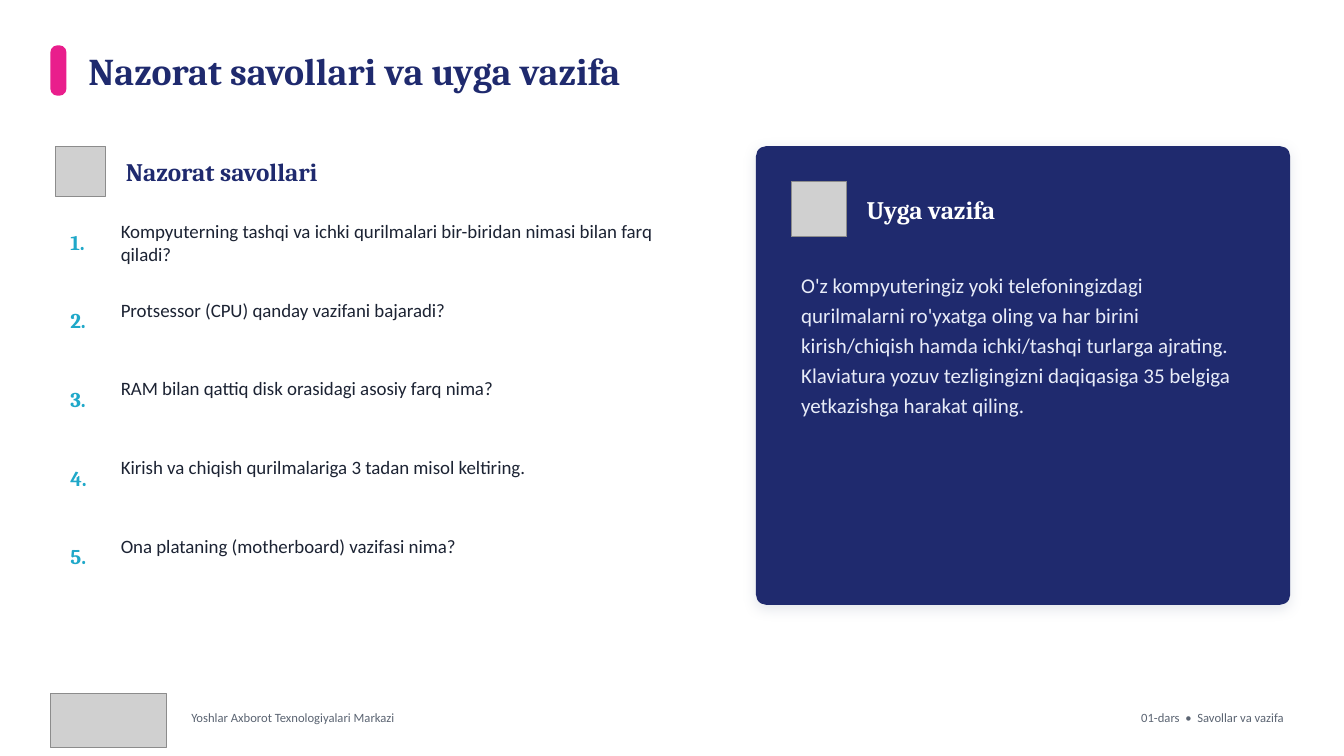
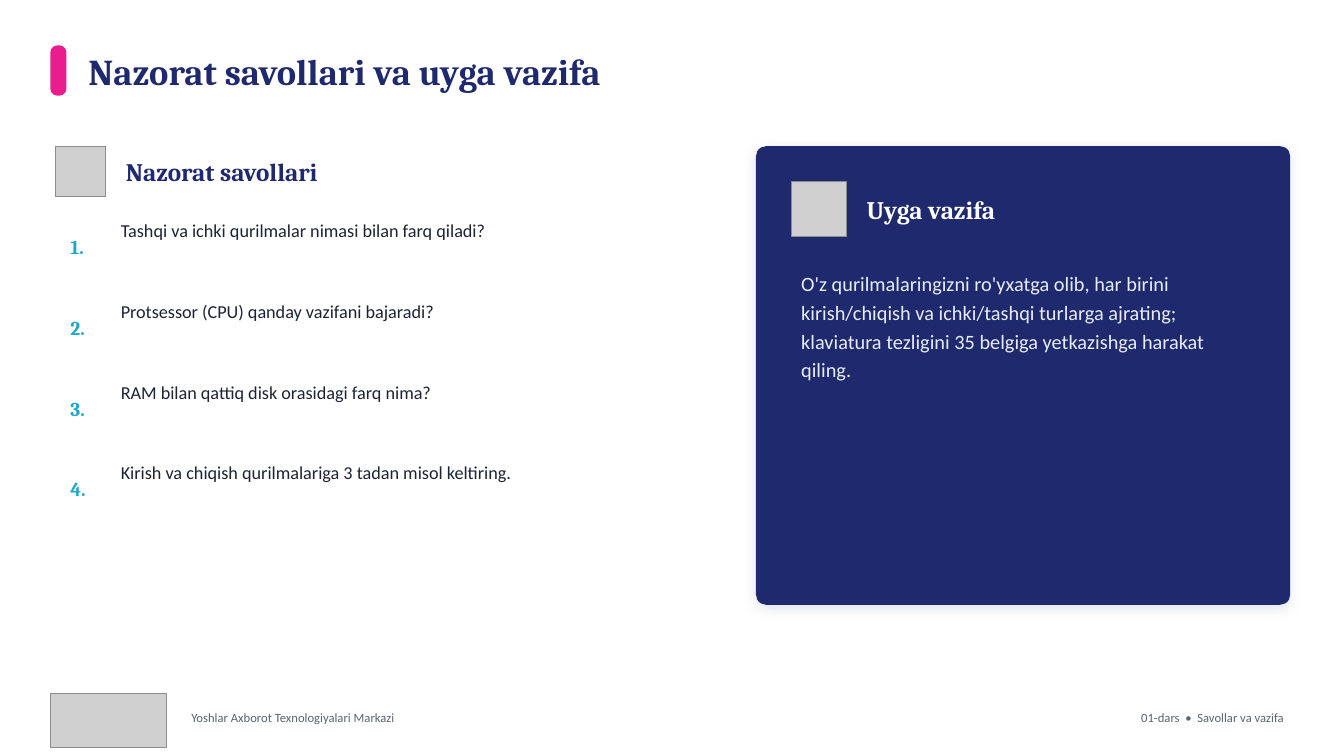
Before and after one commit to Xusanbek0039/kompyuter_savodxonligi_it_shaharcha, a slide deck: slide 6 of 01-dars - Kompyuter tuzilishi, tashqi va ichki qurilmalar/01-dars - Slayd.pptx (slide 7 before the commit). Drawn at 1344x756 pixels with LibreOffice and Linux fonts; fonts in the diff are those of the drawing; grey boxes stand for pictures. Boxes give left, top, right and bottom in pixels: in the first picture for what was removed or moved away, otherwise in the second. Text is boxed around its words. In the diff, an @@ line names an element or a change of style, - is before the commit and + after.

```diff
--- a/01-dars - Kompyuter tuzilishi, tashqi va ichki qurilmalar/01-dars - Slayd.pptx
+++ b/01-dars - Kompyuter tuzilishi, tashqi va ichki qurilmalar/01-dars - Slayd.pptx
@@ text "Nazorat savollari va uyga vazifa" at (88, 59, 601, 93): size 27 to 26 pt @@
@@ text at (121, 224, 485, 240): text changed; size 13.5 to 13 pt @@
-Kompyuterning tashqi va ichki qurilmalari bir-biridan nimasi bilan farq qiladi?
+Tashqi va ichki qurilmalar nimasi bilan farq qiladi?
@@ text "Protsessor (CPU) qanday vazifani bajaradi?" at (121, 305, 434, 321): size 13.5 to 13 pt @@
@@ text at (801, 277, 1204, 381): text changed; size 15 to 14.5 pt @@
-O'z kompyuteringiz yoki telefoningizdagi qurilmalarni ro'yxatga oling va har birini kirish/chiqish hamda ichki/tashqi turlarga ajrating. Klaviatura yozuv tezligingizni daqiqasiga 35 belgiga yetkazishga harakat qiling.
+O'z qurilmalaringizni ro'yxatga olib, har birini kirish/chiqish va ichki/tashqi turlarga ajrating; klaviatura tezligini 35 belgiga yetkazishga harakat qiling.
@@ text at (121, 386, 431, 402): text changed; size 13.5 to 13 pt @@
-RAM bilan qattiq disk orasidagi asosiy farq nima?
+RAM bilan qattiq disk orasidagi farq nima?
@@ size 15 to 14 pt in 4 elements at (70, 241, 83, 254), (70, 321, 84, 335), (70, 402, 84, 416), (70, 482, 85, 496) @@
@@ text "Kirish va chiqish qurilmalariga 3 ..." at (121, 466, 511, 482): size 13.5 to 13 pt @@
@@ text removed at (121, 539, 456, 557) @@
-Ona plataning (motherboard) vazifasi nima?
@@ text removed at (70, 550, 86, 564) @@
-5.
```
Also in this commit, not shown: 3 other slides changed, 2 slides added, 3 slides removed, 31 other files.
